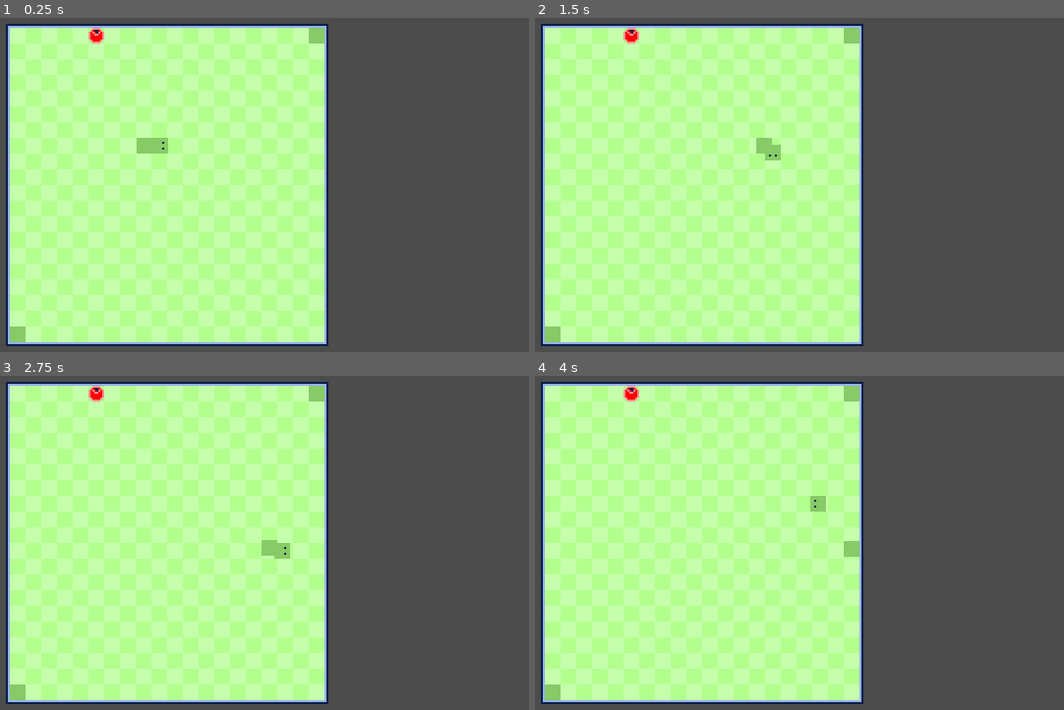
Above: before the commit, frames 1-4 (two rows, left to right).
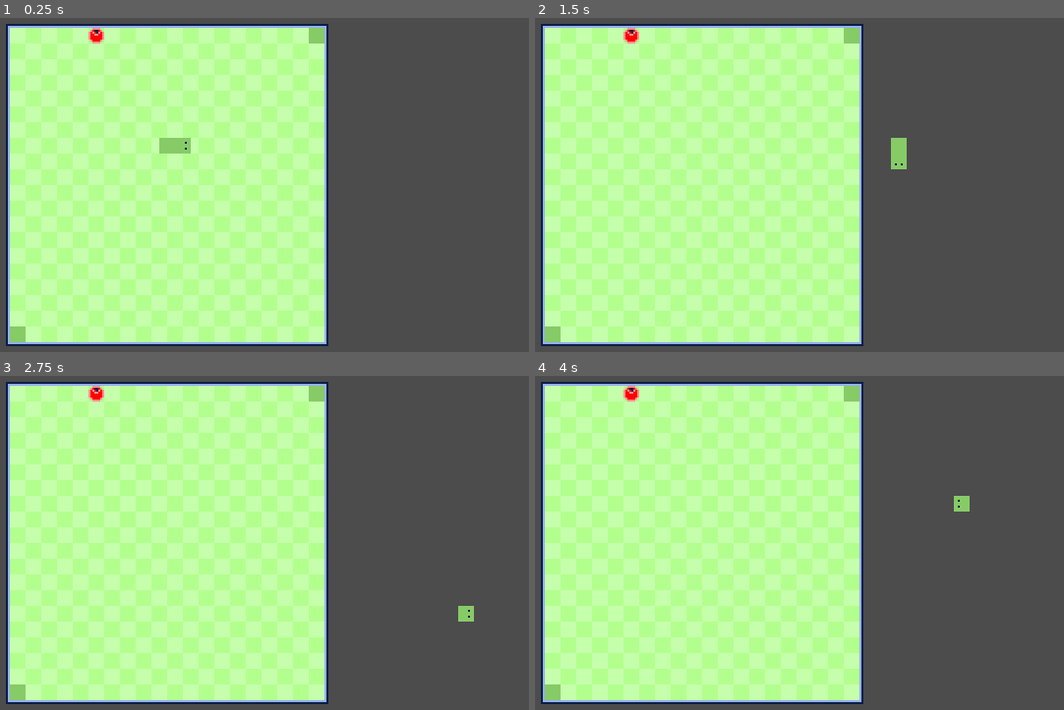
Above: after the commit, the same moments.

Repository: JustKwa/Snak-e
Game: Godot game, scene res://Scenes/level.tscn
The game is run twice, just before and just after one commit, with the same random seed, the same clock (stepped at 60 frames per second) and the same inputs.
Inputs:
- Up to frame 1 (0.25 s): no input
- Up to frame 2 (1.5 s): hold Right (ui_right) 0.53-1.28 s; hold Down (ui_down) from 1.28 s (still down)
- Up to frame 3 (2.75 s): release Down (ui_down) at 2.03 s; hold Right (ui_right) from 2.03 s (still down)
- Up to frame 4 (4 s): release Right (ui_right) at 2.78 s; hold Up (ui_up) 2.78-3.53 s; hold Left (ui_left) from 3.53 s (still down)

The runs differ from the first frame. In frame 1, 0.4% of the frame differs, in the area x 25-37%, y 35-41%; in frame 2, 0.5%, in the area x 41-71%, y 35-46%; in frame 3, 0.4%; in frame 4, 0.4%.

Commit message:
movement

Diff:
--- a/Scenes/Snake.tscn
+++ b/Scenes/Snake.tscn
@@ -1,11 +1,12 @@
-[gd_scene load_steps=5 format=2]
+[gd_scene load_steps=6 format=2]
 
 [ext_resource path="res://Sprites/head.png" type="Texture" id=1]
 [ext_resource path="res://Scripts/head.gd" type="Script" id=2]
 [ext_resource path="res://Scripts/snake.gd" type="Script" id=3]
+[ext_resource path="res://Scenes/body.tscn" type="PackedScene" id=4]
 
 [sub_resource type="RectangleShape2D" id=1]
-extents = Vector2( 3, 3 )
+extents = Vector2( 2, 2 )
 
 [node name="snake" type="Node2D"]
 script = ExtResource( 3 )
@@ -18,3 +19,6 @@
 
 [node name="CollisionShape2D" type="CollisionShape2D" parent="head"]
 shape = SubResource( 1 )
+
+[node name="body" parent="." instance=ExtResource( 4 )]
+position = Vector2( -8, 0 )
--- a/Scenes/body.tscn
+++ b/Scenes/body.tscn
@@ -4,13 +4,15 @@
 [ext_resource path="res://Scripts/body.gd" type="Script" id=2]
 
 [sub_resource type="RectangleShape2D" id=1]
-extents = Vector2( 3, 3 )
+extents = Vector2( 2, 1 )
 
 [node name="body" type="Area2D"]
 script = ExtResource( 2 )
 
+[node name="sprite" type="Sprite" parent="."]
+texture = ExtResource( 1 )
+
 [node name="CollisionShape2D" type="CollisionShape2D" parent="."]
 shape = SubResource( 1 )
 
-[node name="sprite" type="Sprite" parent="."]
-texture = ExtResource( 1 )
+[connection signal="area_entered" from="." to="." method="_on_body_area_entered"]
--- a/Scenes/level.tscn
+++ b/Scenes/level.tscn
@@ -40,7 +40,7 @@
 
 [node name="snake" parent="." instance=ExtResource( 2 )]
 position = Vector2( 140, 76 )
-speed = 4.5
+speed = 10.0
 
 [node name="body" parent="." instance=ExtResource( 4 )]
 position = Vector2( 228, 20 )
--- a/Scripts/body.gd
+++ b/Scripts/body.gd
@@ -4,8 +4,10 @@
 var current_pos
 var percent_to_tile = 0.0
 
+
 func _ready():
 	current_pos = self.position
+
 
 # func move( input_dir, speed, delta, GRID_SIZE):
 
@@ -19,3 +21,11 @@
 # 		direction.pop_front()
 # 	else:
 # 		position = current_pos + (GRID_SIZE * percent_to_tile * direction.front())
+
+
+func _on_body_area_entered(area: Area2D):
+	if area.name == "head":
+		return get_tree().reload_current_scene()
+	else:
+		queue_free()
+	pass
--- a/Scripts/snake.gd
+++ b/Scripts/snake.gd
@@ -15,7 +15,7 @@
 func _ready():
 	input_dir.append(Vector2(1, 0))
 	head.direction.append(input_dir.front())
-	spawn_body()
+	$body.direction.append(head.direction.front())
 	pass
 
 
@@ -33,10 +33,6 @@
 			i.current_pos = i.position
 			i.percent_to_tile = 0.0
 			if i.direction.size() > 1:
-				var current_child_id = int(get_children().find(i))
-				print(current_child_id)
-				if current_child_id < get_child_count() - 1:
-					get_child(current_child_id + 1).direction.append(i.direction.front())
 				i.direction.pop_front()
 
 		else:
@@ -49,10 +45,11 @@
 	if input.y == 0:
 		input.x = int(Input.is_action_just_pressed("ui_right")) - int(Input.is_action_just_pressed("ui_left"))
 
-	if input != input_dir.back() and input != Vector2.ZERO:
-		if input.x + input_dir.back().x != 0 or input.y + input_dir.back().y != 0:
-			input_dir.append(input)
-			head.direction.append(input)
+	if head.direction.size() <= 2:
+		if input != input_dir.back() and input != Vector2.ZERO:
+			if input.x + input_dir.back().x != 0 or input.y + input_dir.back().y != 0:
+				input_dir.append(input)
+				head.direction.append(input)
 
 	pass
 
@@ -61,7 +58,10 @@
 	length += 1
 	var instance = body.instance()
 	var prev_body = get_child(get_child_count() - 1)
-	instance.position = prev_body.position
+	if prev_body.name == "head":
+		instance.position = prev_body.position * gap
+	else:
+		instance.position = prev_body.position
 	instance.direction.append(Vector2.ZERO)
 	for i in prev_body.direction:
 		instance.direction.append(i)
Not shown, added: export_presets.cfg
